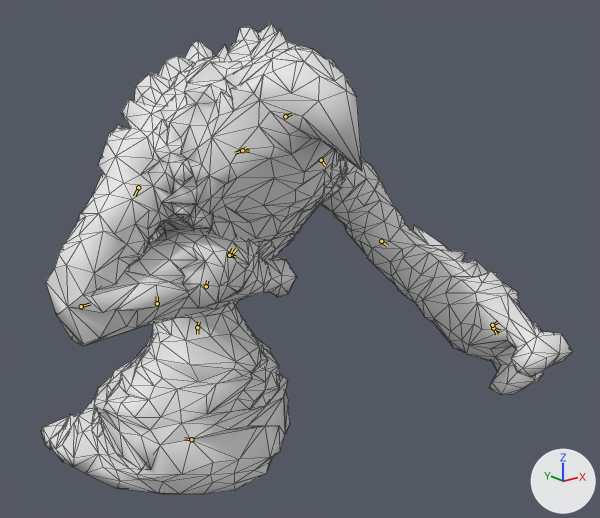
What one commit did to the Blender file assets-src/rooms/tavern/creature-clips/LavaSpawn.blend.
One viewpoint serves both versions: a 50 mm camera at (-1.056, -1.273, 1.605) aimed at (0.175, 0.266, 0.989). Every picture has the same lights, and +X, +Y and +Z are marked at lower right. The older version comes first. Both versions are drawn at frame 12 of the action 'SitArmWrestle'; the numbers are the values there. The bones that bend it are drawn over the model as lines. Mesh edges are drawn as thin lines.

In view in the first picture: 'LavaSpawnSourceMesh'.
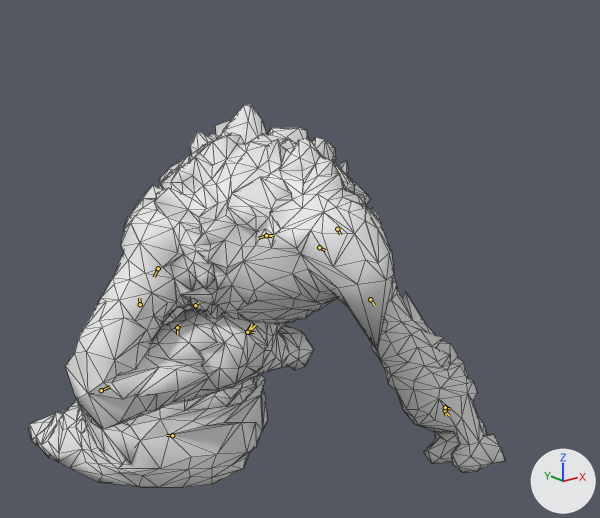
Pixel boxes [x1, y1, x2, y2] of what changed, in the pictures (600 x 518 px):
'LavaSpawnSourceMesh', posed (10% narrower, 19% shorter)
    before: [41, 23, 573, 494]
    after: [28, 105, 505, 488]
bone 'master', root to tip
    before: (157, 303) to (157, 296)
    after: (140, 304) to (139, 298)
bone 'spine', root to tip
    before: (197, 327) to (199, 321)
    after: (177, 327) to (180, 324)
bone 'arm1.R', root to tip
    before: (138, 187) to (134, 196)
    after: (158, 268) to (154, 277)

The edits, one by one:
Bone 'master' (bone_master) moves from (0.0, 0.415, 0.137) to (0.0, 0.381, 0.241).
Bone 'spine' (bone_spine) turns from (22, 0, 0) to (-3, 0, 0) degrees about its own x, y and z.
Bone 'arm1.R' (bone_arm1_r) turns from (4, -13, 1) to (-13, 3, 12) degrees about its own x, y and z.
